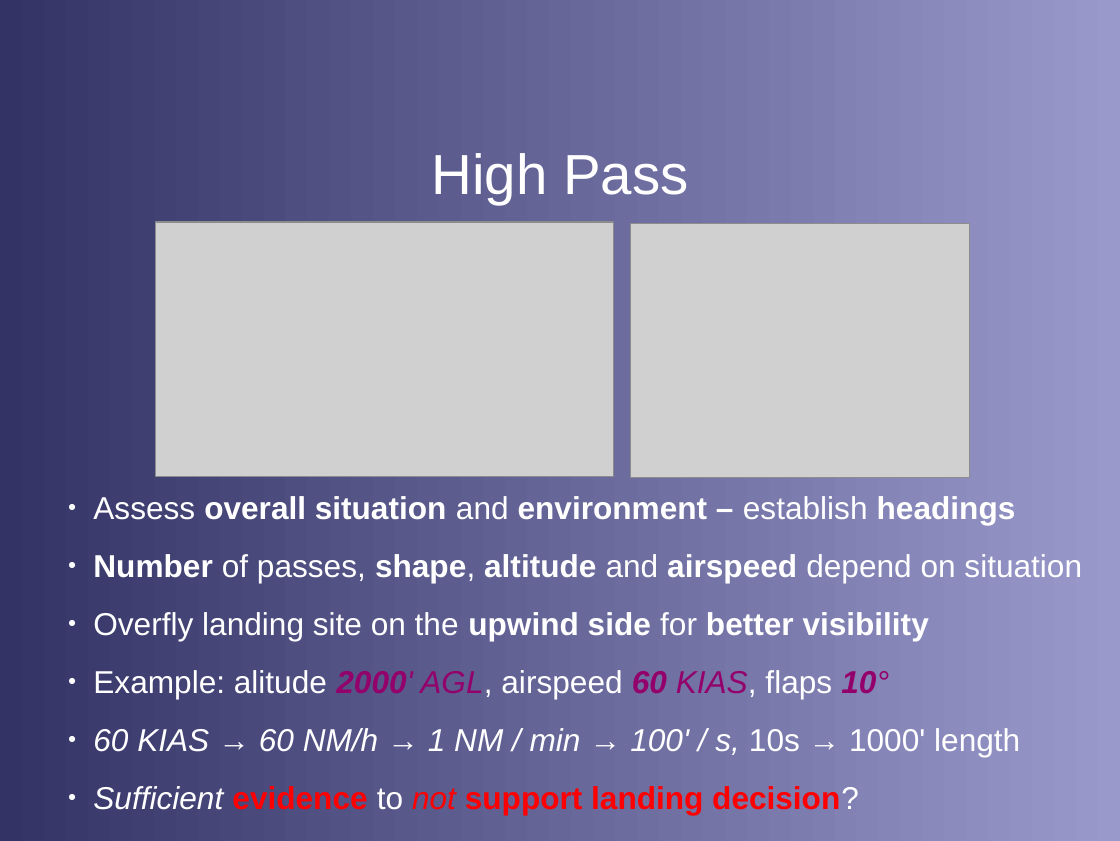
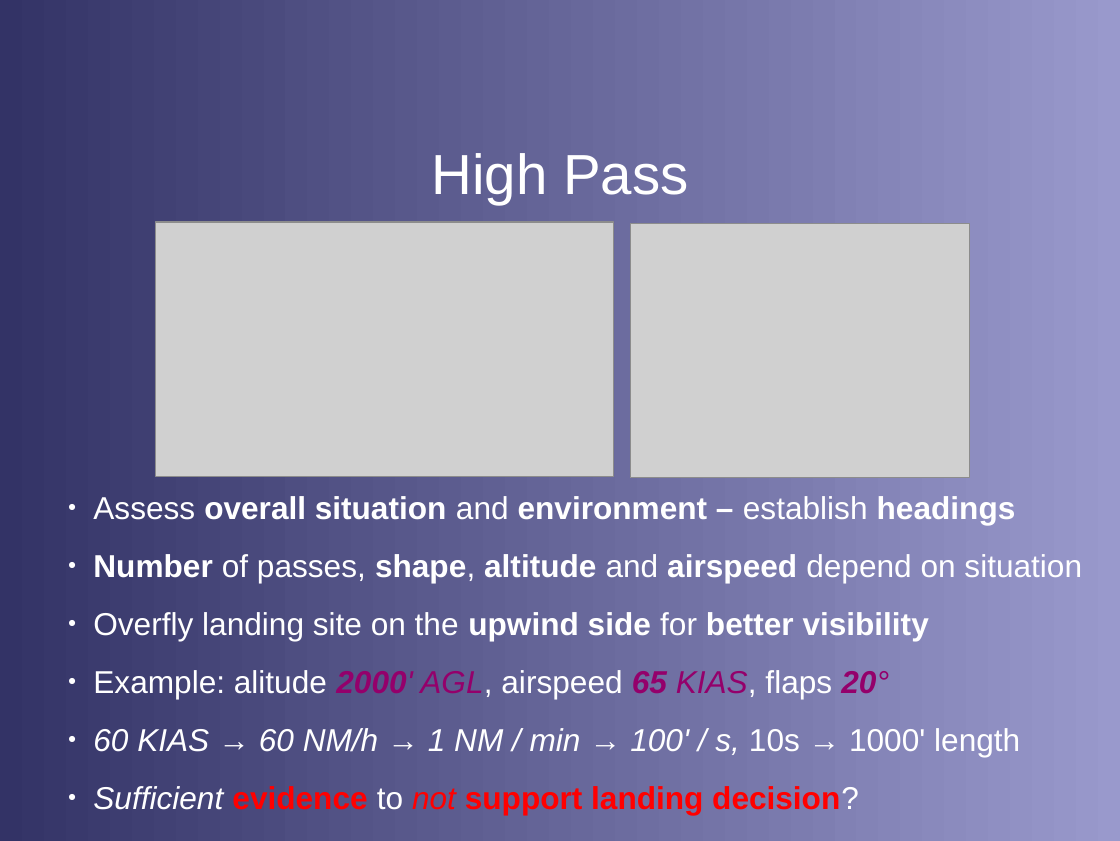
Before and after one commit to stephanheinemann/flight, a slide deck: slide 6 of FI/PrecautionaryLanding/PrecautionaryLanding.odp. Drawn at 1120x841 pixels with LibreOffice and Linux fonts; fonts in the diff are those of the drawing; grey boxes stand for pictures; background and template pictures are left out. Boxes give left, top, right and bottom in pixels: in the first picture for what was removed or moved away, otherwise in the second. Text is boxed around its words. In the diff, an @@ line names an element or a change of style, - is before the commit and + after.

```diff
--- a/FI/PrecautionaryLanding/PrecautionaryLanding.odp
+++ b/FI/PrecautionaryLanding/PrecautionaryLanding.odp
@@ text at bbox=[93, 670, 889, 699]: text changed @@
-● Example: alitude 2000' AGL, airspeed 60 KIAS, flaps 10°
+● Example: alitude 2000' AGL, airspeed 65 KIAS, flaps 20°
```
Also in this commit, not shown: 1 other slide changed, 1 other file.
